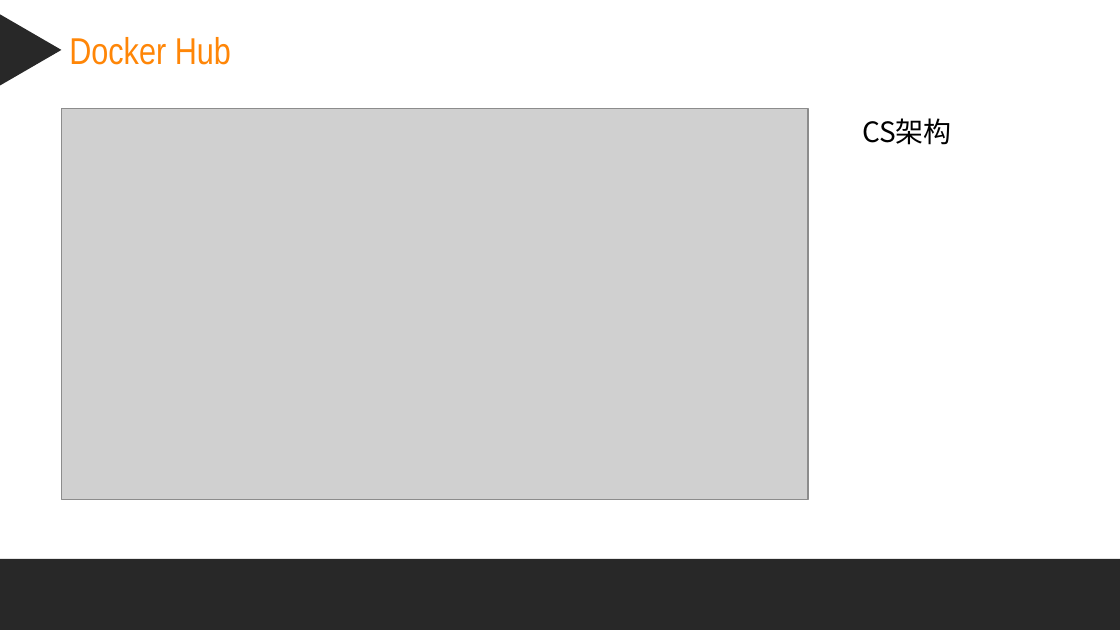
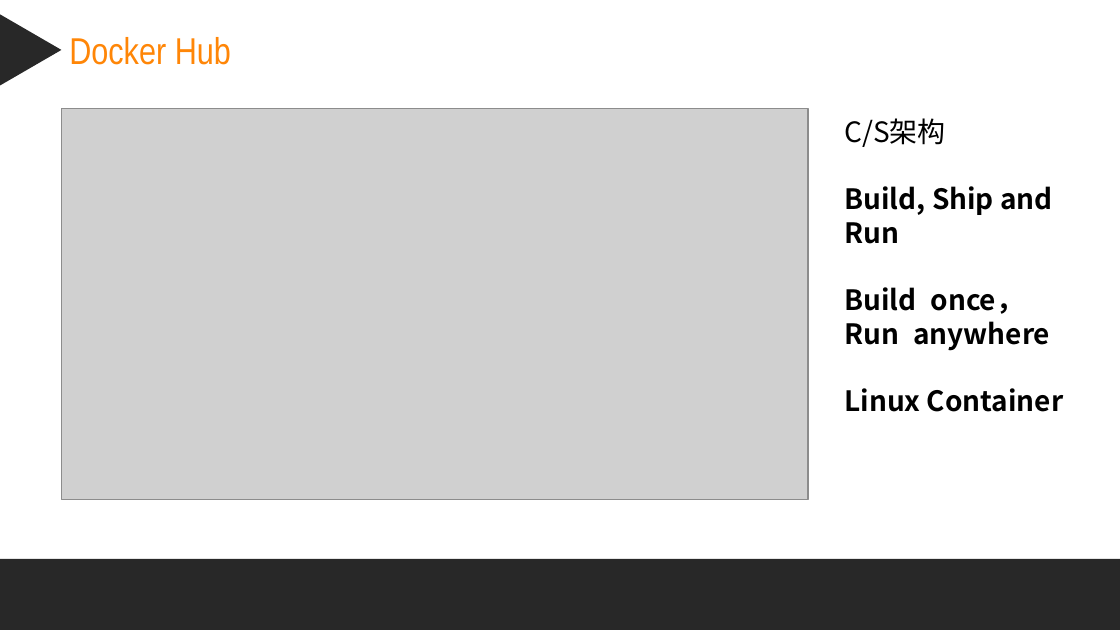
Before and after one commit to zq9999/document, a slide deck: slide 18 of 课件笔记/docker/Docker容器.pptx. Drawn at 1120x630 pixels with LibreOffice and Linux fonts; fonts in the diff are those of the drawing; grey boxes stand for pictures. Boxes give left, top, right and bottom in pixels: in the first picture for what was removed or moved away, otherwise in the second. Text is boxed around its words. In the diff, an @@ line names an element or a change of style, - is before the commit and + after.

```diff
--- a/课件笔记/docker/Docker容器.pptx
+++ b/课件笔记/docker/Docker容器.pptx
@@ text added at (x1=844, y1=118, x2=1063, y2=412), 18 pt, text #000000, bold @@
+C/S架构
+Build, Ship and Run
+Build once，Run anywhere
+Linux Container
@@ text removed at (x1=862, y1=118, x2=952, y2=145) @@
-CS架构
```
Also in this commit, not shown: 9 other slides changed, 8 slides added, 16 other files.
